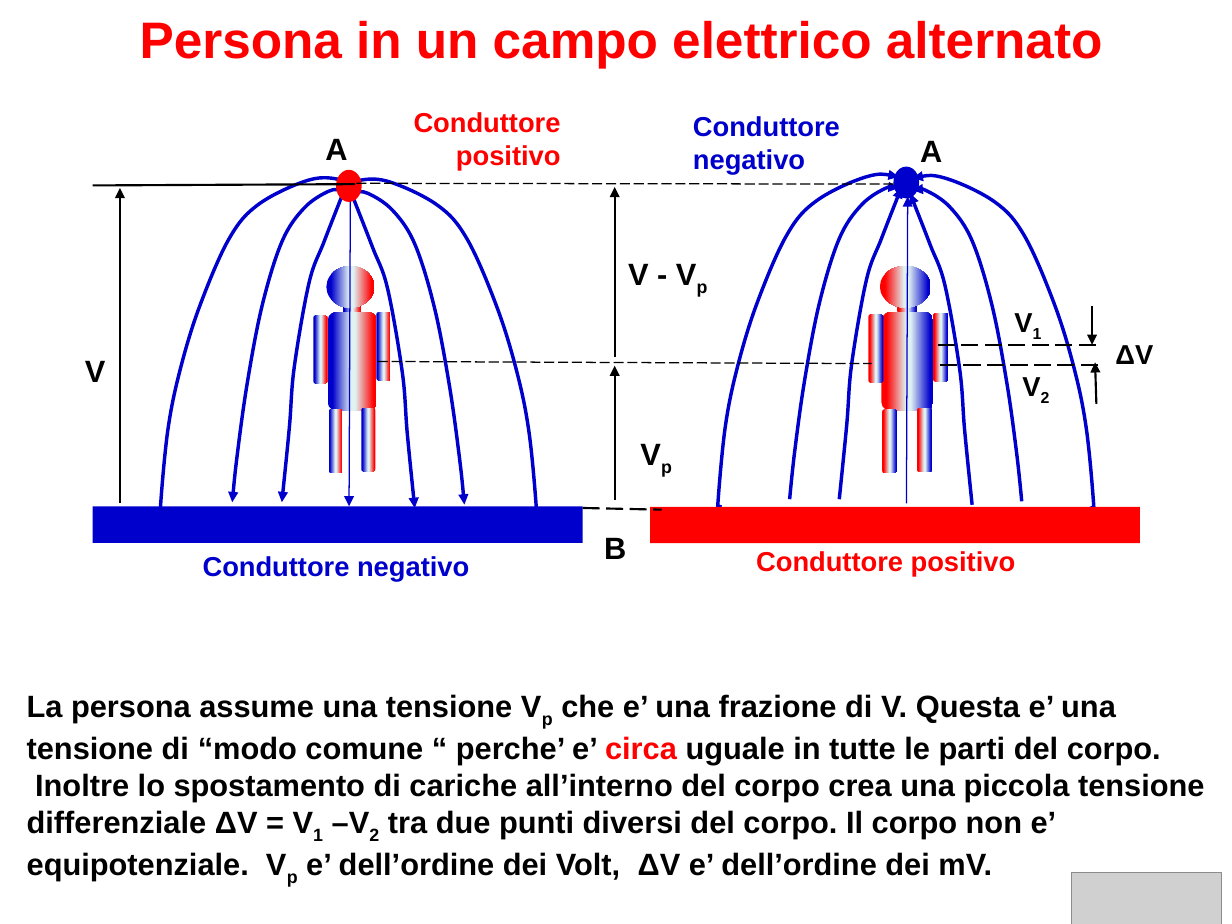
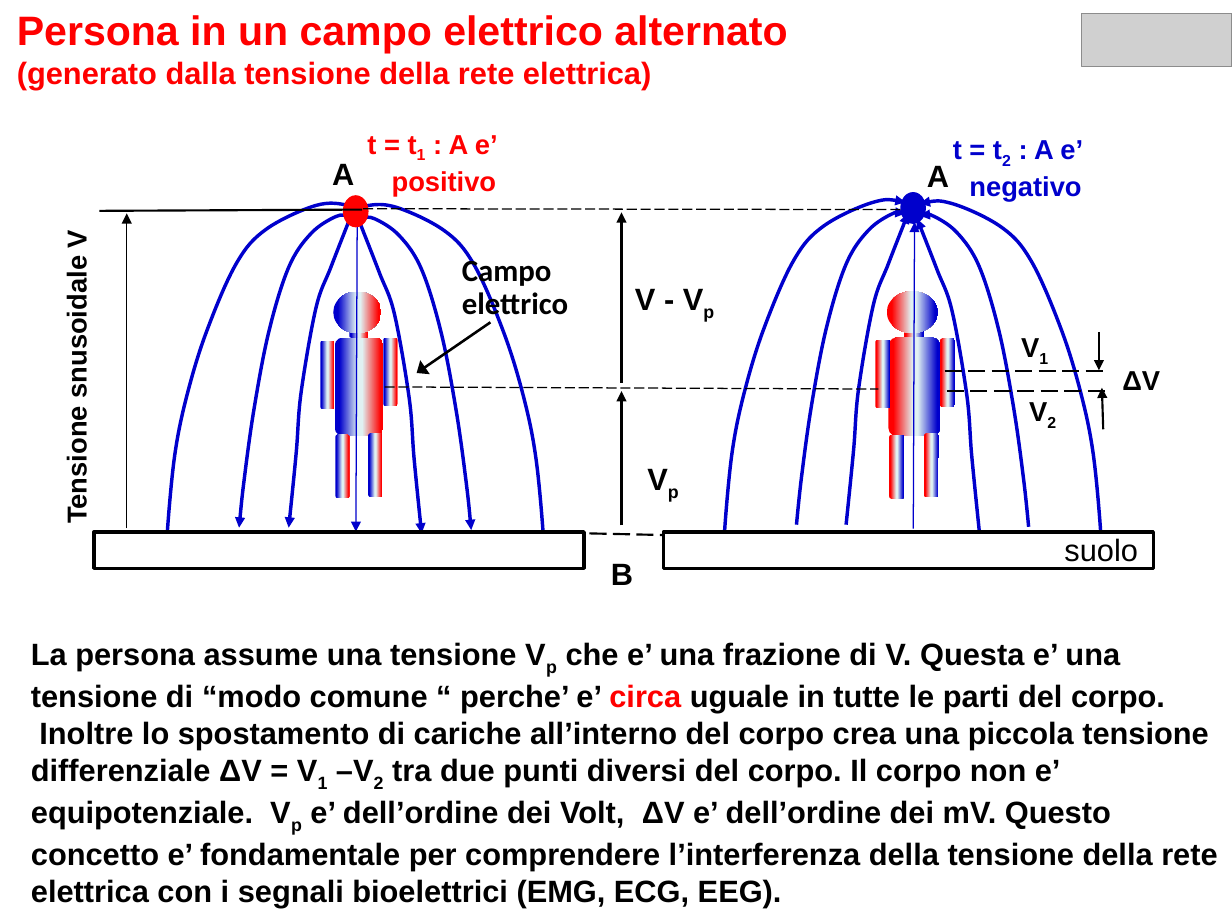
Before and after one commit to rmerletti/rmerletti.github.io, a slide deck: slide 8 of assets/pptx/it_mod03_fisica_dei_fenomeni_elettrici_elementari.ppsx. Drawn at 1232x924 pixels with LibreOffice and Linux fonts; fonts in the diff are those of the drawing; grey boxes stand for pictures. Boxes give left, top, right and bottom in pixels: in the first picture for what was removed or moved away, otherwise in the second. Text is boxed around its words. In the diff, an @@ line names an element or a change of style, - is before the commit and + after.

```diff
--- a/assets/pptx/it_mod03_fisica_dei_fenomeni_elettrici_elementari.ppsx
+++ b/assets/pptx/it_mod03_fisica_dei_fenomeni_elettrici_elementari.ppsx
@@ text "Persona in un campo elettrico ...": place and size @@
-text "Persona in un campo elettrico ..." at box(140, 20, 1103, 68)
+text "Persona in un campo elettrico ..." at box(17, 15, 787, 89)
@@ text at box(17, 15, 787, 53): size 30 to 24 pt in "Persona in un campo elettrico alternato" @@
@@ picture: place and size @@
-picture at box(1072, 873, 1222, 924)
+picture at box(1082, 14, 1232, 67)
@@ text at box(17, 61, 651, 89): paragraph added @@
+(generato dalla tensione della rete elettrica)
@@ text removed at box(414, 112, 561, 171) @@
-Conduttore positivo
@@ text removed at box(693, 116, 840, 175) @@
-Conduttore negativo
@@ 10 freeform shapes, 8 rounded rectangles, 7 arrows, 5 lines, 5 texts, 4 ellipses: place and size @@
-10 freeform shapes, 8 rounded rectangles, 7 arrows, 5 lines, 5 texts, 4 ellipses at box(120, 138, 1153, 559)
+10 freeform shapes, 8 rounded rectangles, 7 arrows, 5 lines, 5 texts, 4 ellipses at box(127, 163, 1160, 585)
@@ text added at box(367, 135, 498, 197), 16 pt, text #FF0000, bold @@
+t = t1 : A e’ positivo
@@ text added at box(953, 140, 1083, 202), 16 pt, text #0000CC, bold @@
+t = t2 : A e’ negativo
@@ text "Tensione snusoidale V" at box(62, 231, 93, 521): rotation 0 to 270 degrees @@
@@ text at box(62, 231, 93, 521): text changed; size 18 to 16 pt @@
-V
+Tensione snusoidale V
@@ text added at box(462, 255, 568, 323), 18 pt, text #000000, bold @@
+Campo elettrico
@@ text at box(628, 263, 649, 285): text changed @@
-V - Vp
+Vp
@@ text at box(635, 288, 656, 310): text changed @@
-Vp
+V - Vp
@@ arrow added from (490, 323) to (416, 373), #000000 1.5 pt @@
@@ 4 rounded rectangles, 2 freeform shapes, 1 line, 1 text: place and size @@
-4 rounded rectangles, 2 freeform shapes, 1 line, 1 text at box(92, 177, 1063, 515)
+4 rounded rectangles, 2 freeform shapes, 1 line, 1 text at box(100, 203, 1071, 541)
@@ rectangle: place and size @@
-rectangle at box(92, 506, 583, 543)
+rectangle at box(94, 532, 584, 569)
@@ rectangle at box(94, 532, 584, 569): fill #0000CC to #FFFFFF; outline none to #000000 2 pt @@
@@ rectangle: place and size @@
-rectangle at box(650, 506, 1141, 543)
+rectangle at box(663, 532, 1153, 569)
@@ rectangle at box(663, 532, 1153, 569): fill #FF0000 to #FFFFFF; outline none to #000000 2 pt @@
@@ text added at box(1064, 538, 1138, 562), 18 pt, text #000000 @@
+suolo
@@ text removed at box(203, 556, 469, 581) @@
-Conduttore negativo
@@ text removed at box(756, 551, 1016, 577) @@
-Conduttore positivo
@@ text "La persona assume una tensione ...": place and size @@
-text "La persona assume una tensione ..." at box(27, 694, 1204, 881)
+text "La persona assume una tensione ..." at box(31, 642, 1217, 908)
@@ text at box(31, 721, 1217, 908): text changed @@
-Inoltre lo spostamento di cariche all’interno del corpo crea una piccola tensione differenziale ΔV = V1 –V2 tra due punti diversi del corpo. Il corpo non e’ equipotenziale. Vp e’ dell’ordine dei Volt, ΔV e’ dell’ordine dei mV.
+Inoltre lo spostamento di cariche all’interno del corpo crea una piccola tensione differenziale ΔV = V1 –V2 tra due punti diversi del corpo. Il corpo non e’ equipotenziale. Vp e’ dell’ordine dei Volt, ΔV e’ dell’ordine dei mV. Questo concetto e’ fondamentale per comprendere l’interferenza della tensione della rete elettrica con i segnali bioelettrici (EMG, ECG, EEG).
```
Also in this commit, not shown: 2 other slides changed, 8 other files.
